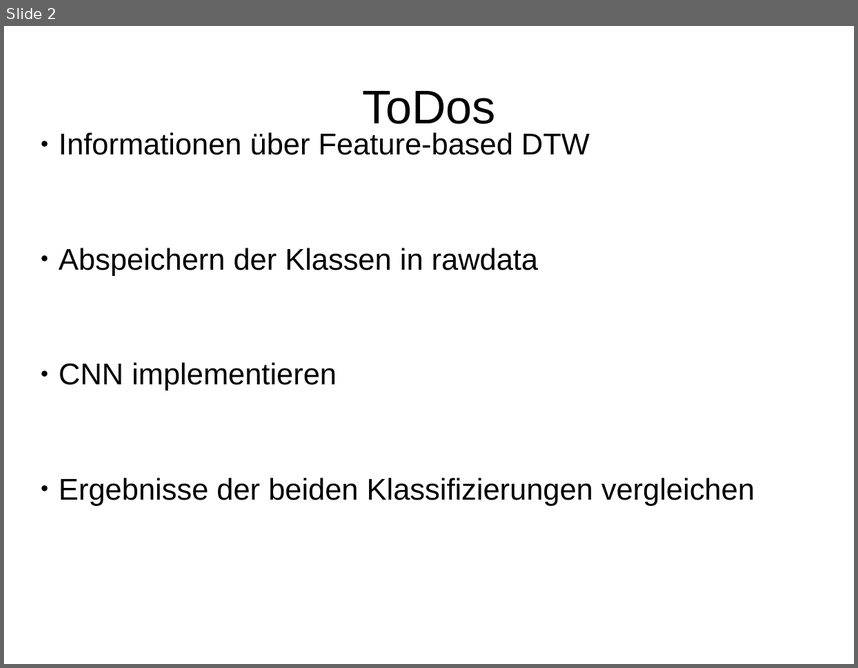
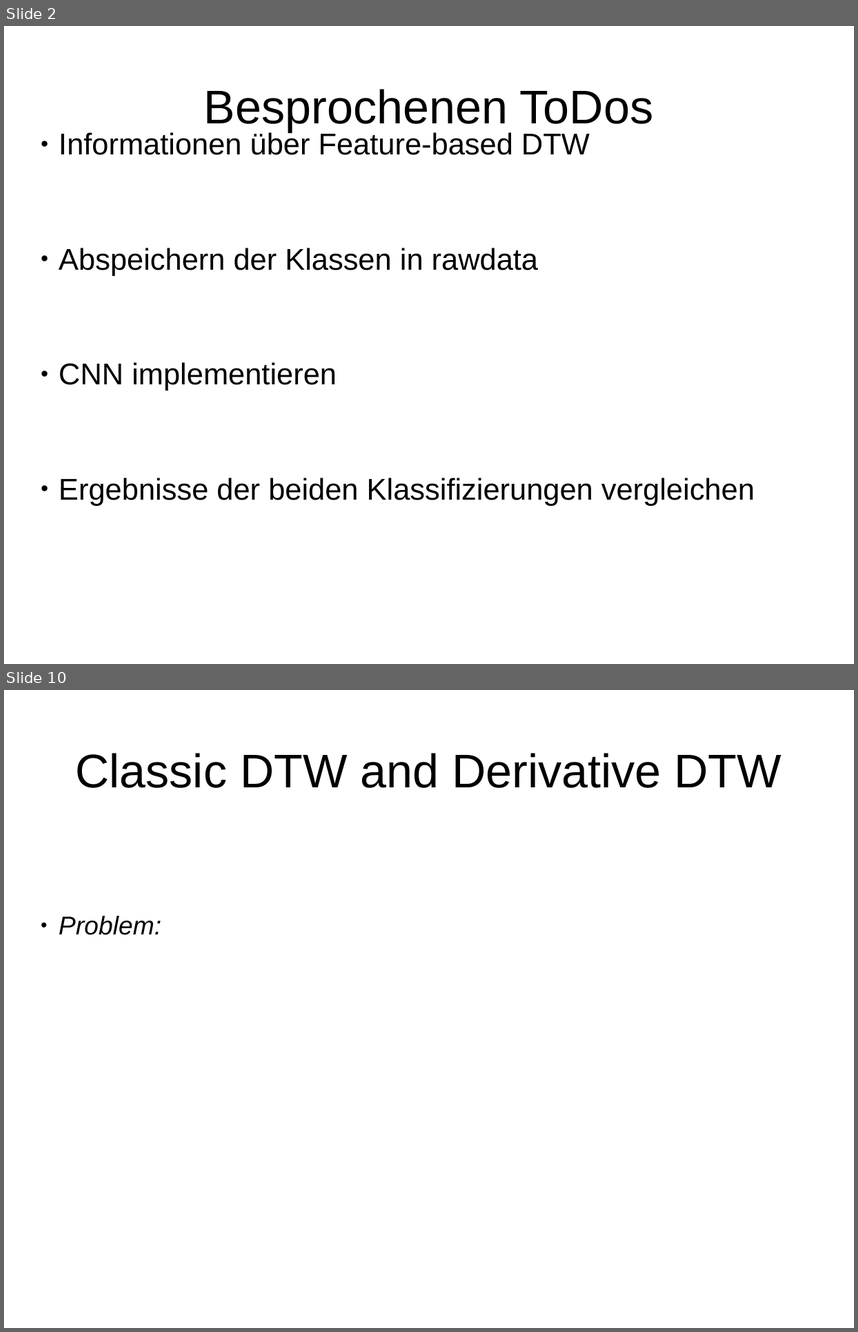
Before and after one commit to HannahSyrek/MTAnalysisOfCGMCurves, a slide deck: presentations/presentation_21_03_18.odp. Shown one above the other, each under a label of ours: slide 2 before the commit, slides 2 and 10 after it; the slides between them are not shown. The pictures are 858x668 and 858x1332 pixels, drawn with LibreOffice and Linux fonts; fonts in the diff are those of the drawing. Boxes give left, top, right and bottom in pixels: in the first picture for what was removed or moved away, otherwise in the second. Text is boxed around its words. In the diff, an @@ line names an element or a change of style, - is before the commit and + after.

```diff
--- a/presentations/presentation_21_03_18.odp
+++ b/presentations/presentation_21_03_18.odp
@@ slide 10 added at [4,690,854,1328], background #FFFFFF @@
@@ title added at [75,753,782,788], 44 pt, text #000000 @@
+Classic DTW and Derivative DTW
@@ subtitle added at [59,916,161,935], 24 pt, text #000000, italic @@
+● Problem:
@@ slide 2 changed as well @@
@@ title at [204,89,654,132]: text changed @@
-ToDos
+Besprochenen ToDos
```
Also in this commit, not shown: 2 other slides changed, 5 other slides added, 3 slides removed, 13 other files.
